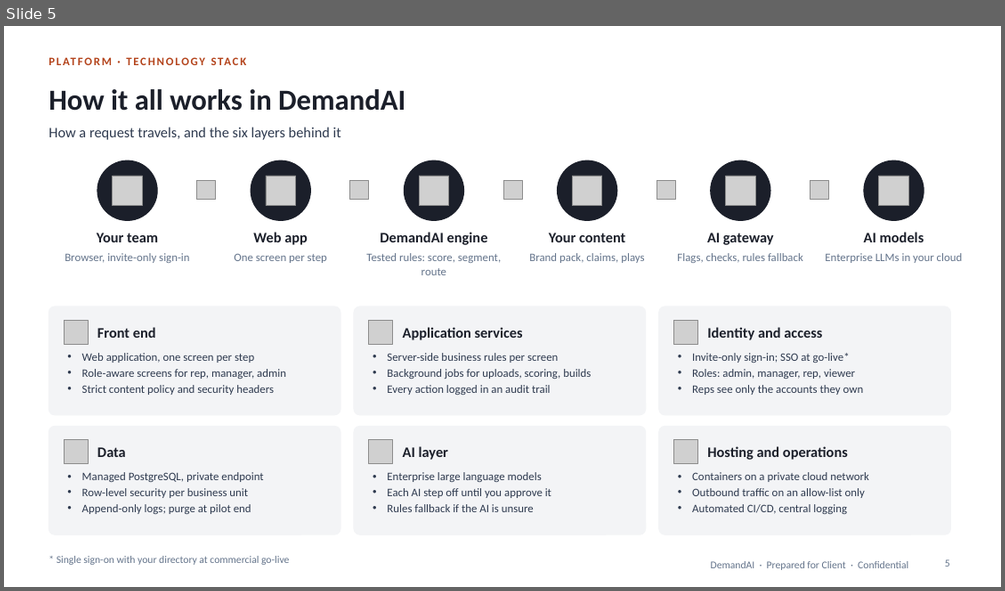
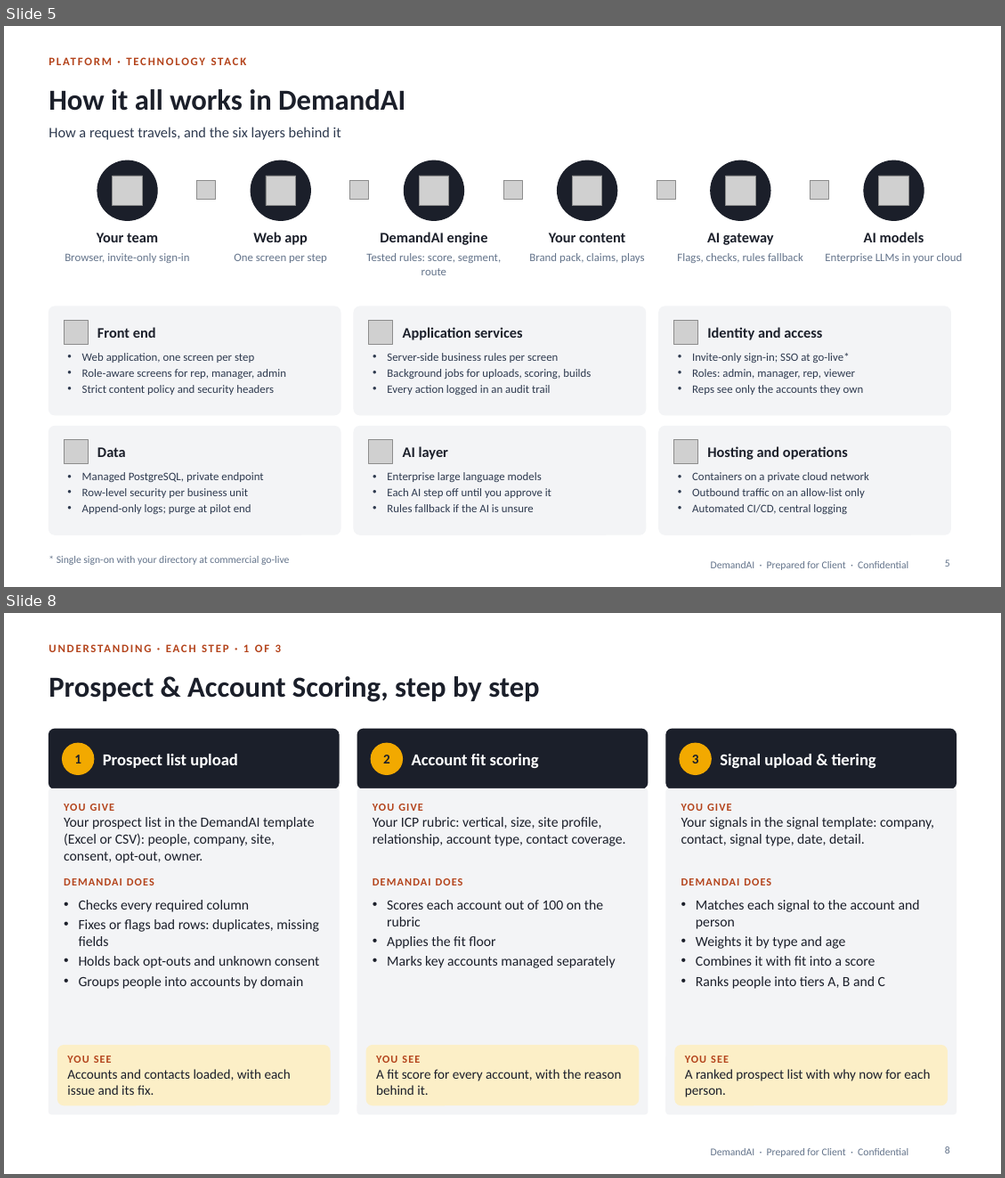
Before and after one commit to shantanusharma-commits/Demand-AI---POC, a slide deck: proposal/DemandAI_Pilot_Proposal.pptx. Shown one above the other, each under a label of ours: slide 5 before the commit, slides 5 and 8 after it; the slides between them are not shown. The pictures are 1005x591 and 1005x1178 pixels, drawn with LibreOffice and Linux fonts; fonts in the diff are those of the drawing; grey boxes stand for pictures. Boxes give left, top, right and bottom in pixels: in the first picture for what was removed or moved away, otherwise in the second. Text is boxed around its words. In the diff, an @@ line names an element or a change of style, - is before the commit and + after.

```diff
--- a/proposal/DemandAI_Pilot_Proposal.pptx
+++ b/proposal/DemandAI_Pilot_Proposal.pptx
@@ slide 8 added at <box>4,613,1001,1174</box>, background #FFFFFF; not listed: 1 template element that a slide beside it also shows @@
@@ text added at <box>243,644,281,652</box>, 11 pt, text #B4441C, bold @@
+UNDERSTANDING · EACH STEP · 1 OF 3
@@ title added at <box>48,676,540,702</box>, 28 pt, text #1B1F2A, bold @@
+Prospect & Account Scoring, step by step
@@ rounded rectangle added at <box>48,729,339,788</box>, fill #1B1F2A, outline #1B1F2A 1 pt @@
@@ ellipse added at <box>63,743,94,774</box>, fill #F2A900, outline #F2A900 1 pt @@
@@ rounded rectangle added at <box>357,729,647,788</box>, fill #1B1F2A, outline #1B1F2A 1 pt @@
@@ ellipse added at <box>372,743,403,774</box>, fill #F2A900, outline #F2A900 1 pt @@
@@ rounded rectangle added at <box>666,729,956,788</box>, fill #1B1F2A, outline #1B1F2A 1 pt @@
@@ ellipse added at <box>680,743,712,774</box>, fill #F2A900, outline #F2A900 1 pt @@
@@ text added at <box>74,755,81,763</box>, 13 pt, text #1B1F2A, bold @@
+1
@@ text added at <box>103,754,238,768</box>, 16 pt, text #FFFFFF, bold @@
+Prospect list upload
@@ text added at <box>383,755,390,763</box>, 13 pt, text #1B1F2A, bold @@
+2
@@ text added at <box>412,754,539,768</box>, 16 pt, text #FFFFFF, bold @@
+Account fit scoring
@@ text added at <box>692,755,699,763</box>, 13 pt, text #1B1F2A, bold @@
+3
@@ text added at <box>720,754,876,768</box>, 16 pt, text #FFFFFF, bold @@
+Signal upload & tiering
@@ rounded rectangle added at <box>48,788,339,1114</box>, fill #F3F4F6, outline #F3F4F6 1 pt @@
@@ rounded rectangle added at <box>357,788,647,1114</box>, fill #F3F4F6, outline #F3F4F6 1 pt @@
@@ rounded rectangle added at <box>666,788,956,1114</box>, fill #F3F4F6, outline #F3F4F6 1 pt @@
@@ text added at <box>64,803,315,863</box>, 13.5 pt, text #1B1F2A @@
+YOU GIVE
+Your prospect list in the DemandAI template (Excel or CSV): people, company, site, consent, opt-out, owner.
@@ text added at <box>372,803,626,846</box>, 13.5 pt, text #1B1F2A @@
+YOU GIVE
+Your ICP rubric: vertical, size, site profile, relationship, account type, contact coverage.
@@ text added at <box>681,803,934,846</box>, 13.5 pt, text #1B1F2A @@
+YOU GIVE
+Your signals in the signal template: company, contact, signal type, date, detail.
@@ text added at <box>64,878,154,885</box>, 10.5 pt, text #B4441C, bold @@
+DEMANDAI DOES
@@ text added at <box>372,878,463,885</box>, 10.5 pt, text #B4441C, bold @@
+DEMANDAI DOES
@@ text added at <box>681,878,771,885</box>, 10.5 pt, text #B4441C, bold @@
+DEMANDAI DOES
@@ text added at <box>79,900,319,989</box>, 13.5 pt, text #1B1F2A @@
+• Checks every required column
+• Fixes or flags bad rows: duplicates, missing fields
+• Holds back opt-outs and unknown consent
+• Groups people into accounts by domain
@@ text added at <box>387,900,615,968</box>, 13.5 pt, text #1B1F2A @@
+• Scores each account out of 100 on the rubric
+• Applies the fit floor
+• Marks key accounts managed separately
@@ text added at <box>696,900,920,989</box>, 13.5 pt, text #1B1F2A @@
+• Matches each signal to the account and person
+• Weights it by type and age
+• Combines it with fit into a score
+• Ranks people into tiers A, B and C
@@ rounded rectangle added at <box>57,1046,330,1105</box>, fill #FCEFC7, outline #FCEFC7 1 pt @@
@@ text added at <box>67,1055,291,1094</box>, 13 pt, text #1B1F2A @@
+YOU SEE
+Accounts and contacts loaded, with each issue and its fix.
@@ rounded rectangle added at <box>367,1046,639,1105</box>, fill #FCEFC7, outline #FCEFC7 1 pt @@
@@ text added at <box>376,1055,622,1094</box>, 13 pt, text #1B1F2A @@
+YOU SEE
+A fit score for every account, with the reason behind it.
@@ rounded rectangle added at <box>676,1046,947,1105</box>, fill #FCEFC7, outline #FCEFC7 1 pt @@
@@ text added at <box>685,1055,930,1097</box>, 13 pt, text #1B1F2A @@
+YOU SEE
+A ranked prospect list with why now for each person.
@@ page number added at <box>945,1146,950,1153</box>, 10 pt, text #64748B @@
+8
```
Also in this commit, not shown: 12 slides changed, 4 other slides added, 2 slides removed, 1 other file.
